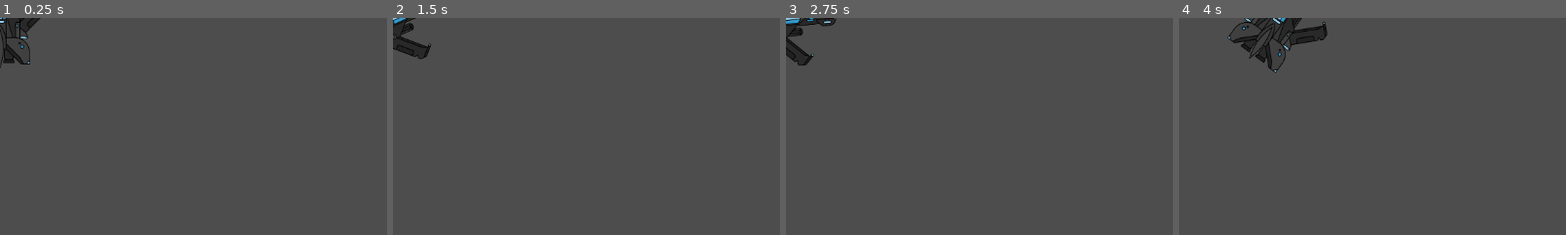
Above: before the commit, frames 1-4 (left to right).
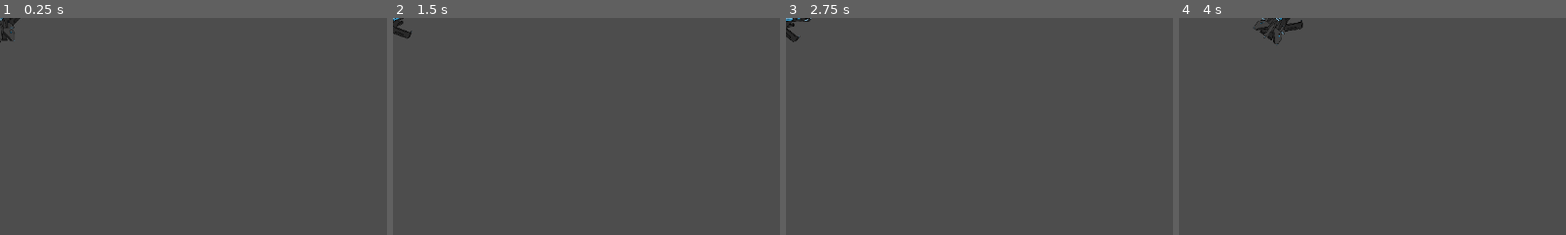
Above: after the commit, the same moments.

Repository: Hassan-A/Space-Fighter
Game: Godot game, scene res://Scenes/Main.tscn
Same seed, same stepped clock (60 frames per second), same inputs: the game is played once before the commit and once after it.
Inputs:
- Up to frame 1 (0.25 s): no input
- Up to frame 2 (1.5 s): tap Enter at 0.5 s; hold Right (ui_right) 0.53-1.28 s; hold Left (ui_left) from 1.28 s (still down)
- Up to frame 3 (2.75 s): release Left (ui_left) at 2.03 s; hold Right (ui_right) from 2.03 s (still down)
- Up to frame 4 (4 s): release Right (ui_right) at 2.78 s; hold Up (ui_up) 2.78-3.53 s; hold Left (ui_left) from 3.53 s (still down)
The pictures show only the part of the screen within x 0-50%, y 0-50%; the shares and areas given below are measured in that part.

The runs differ from the first frame. In frame 1, 0.8% of the frame differs, in the area x 0-11%, y 0-23%; in frame 2, 0.9%; in frame 3, 1.0%; in frame 4, 2.0%, in the area x 12-39%, y 0-26%.

Commit message:
Adjust player size

Diff:
--- a/Prefabs/player.tscn
+++ b/Prefabs/player.tscn
@@ -4,15 +4,15 @@
 [ext_resource type="Texture2D" uid="uid://c57lfea64d7qp" path="res://Sprites/Spaceship_04_BLUE.png" id="2_xe4wa"]
 
 [sub_resource type="RectangleShape2D" id="RectangleShape2D_4klyp"]
-size = Vector2(153, 142)
+size = Vector2(73, 71)
 
 [node name="player" type="CharacterBody2D"]
 script = ExtResource("1_1adlk")
 
 [node name="CollisionShape2D" type="CollisionShape2D" parent="."]
-position = Vector2(0.5, -2)
+position = Vector2(0.5, 0.5)
 shape = SubResource("RectangleShape2D_4klyp")
 
 [node name="Sprite2D" type="Sprite2D" parent="."]
-scale = Vector2(0.5, 0.5)
+scale = Vector2(0.25, 0.25)
 texture = ExtResource("2_xe4wa")
